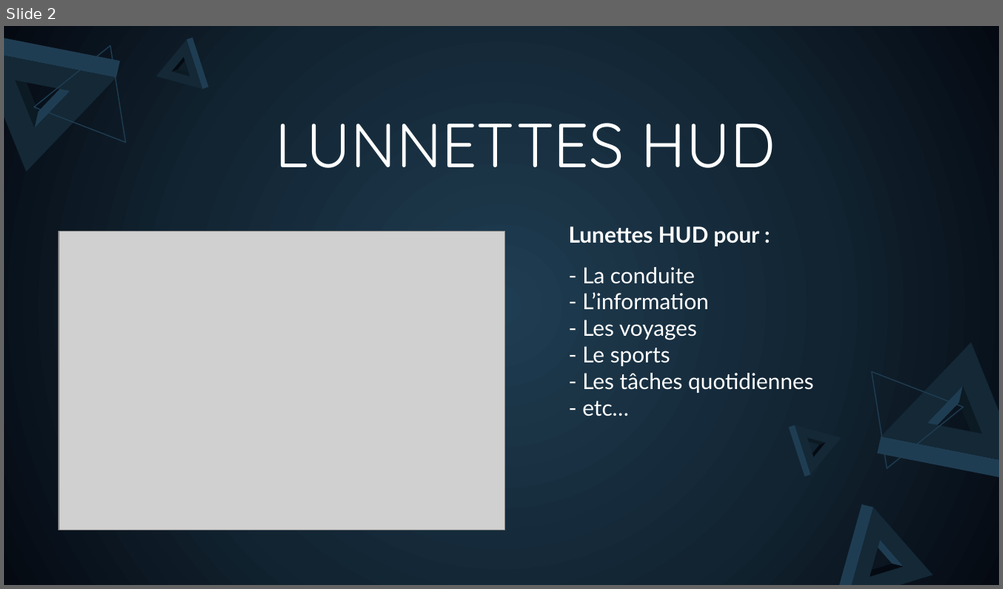
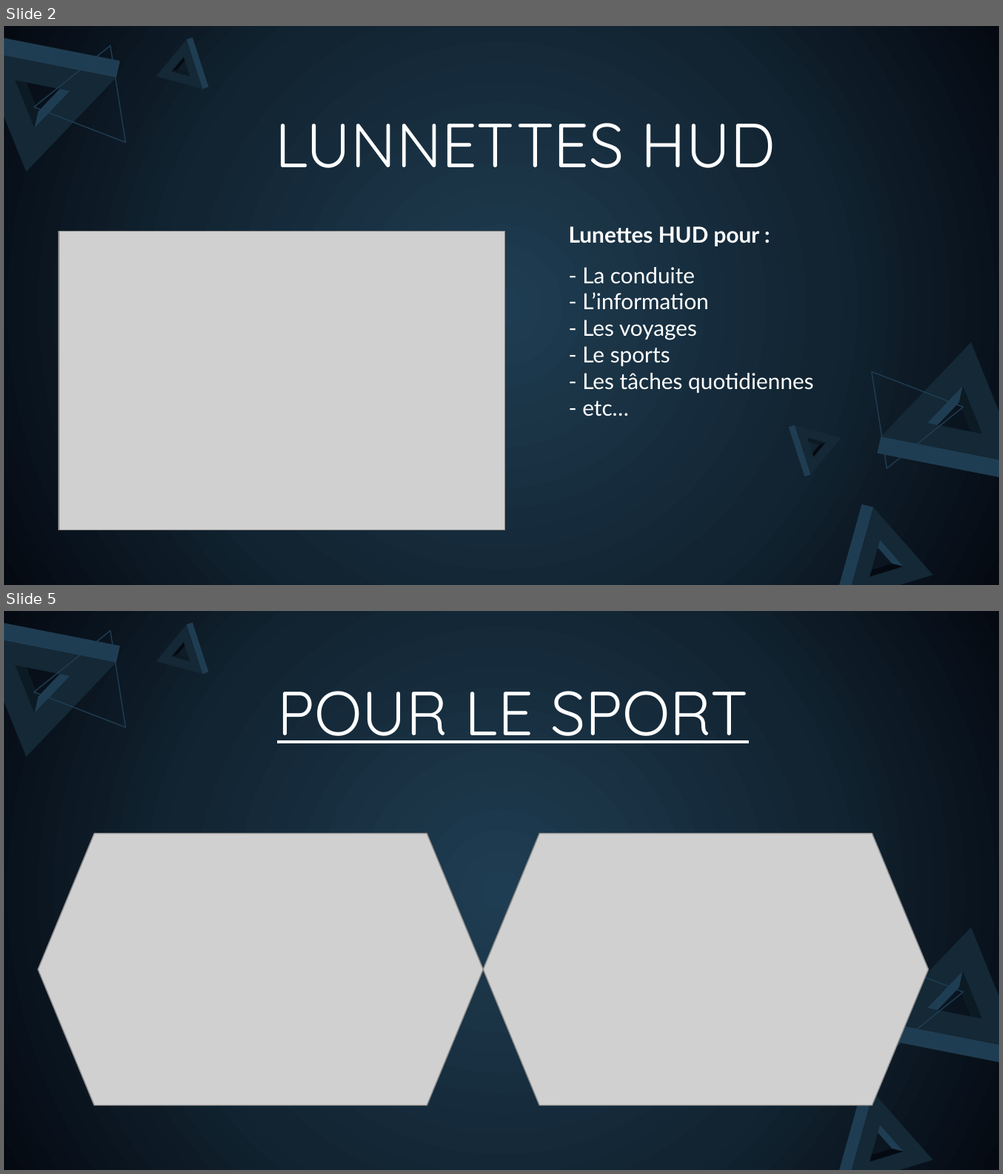
Before and after one commit to Steelataure/B3-dev, a slide deck: Communication et socio-psychologie/Devoirs/Produit projet.pptx. Shown one above the other, each under a label of ours: slide 2 before the commit, slides 2 and 5 after it; the slides between them are not shown. The pictures are 1003x589 and 1003x1174 pixels, drawn with LibreOffice and Linux fonts; fonts in the diff are those of the drawing; grey boxes stand for pictures. Boxes give left, top, right and bottom in pixels: in the first picture for what was removed or moved away, otherwise in the second. Text is boxed around its words. In the diff, an @@ line names an element or a change of style, - is before the commit and + after.

```diff
--- a/Communication et socio-psychologie/Devoirs/Produit projet.pptx
+++ b/Communication et socio-psychologie/Devoirs/Produit projet.pptx
@@ slide 5 added at (4, 611, 999, 1170), background gradient #1F3D52 to #122432 to #050A12; not listed: 22 template elements that a slide beside it also shows @@
@@ title added at (277, 691, 748, 743), 45 pt, text #FFFFFF, underline @@
+POUR LE SPORT
@@ picture added at (38, 834, 482, 1106) @@
@@ picture added at (484, 834, 928, 1106) @@
```
Also in this commit, not shown: 2 slides changed, 16 other files.
